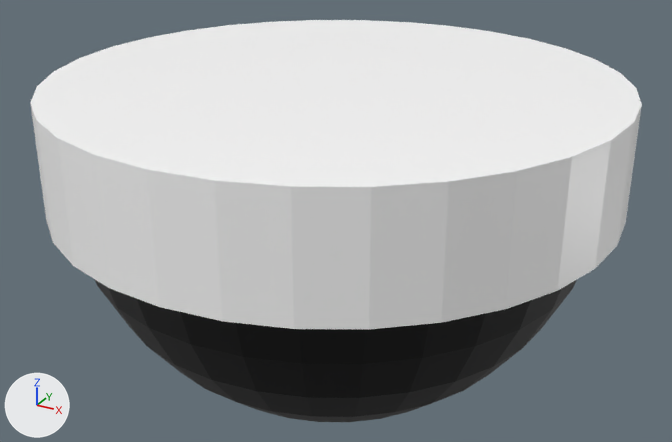
An edit to the FBX model unity_objects/camera.fbx, drawn before and after from the same camera.
Both versions are drawn from a camera (50 mm lens) standing at (0.75, -1.364, 0.518) and looking at (-0.006, 0.012, -0.17). Arrows for +X, +Y and +Z are at lower left; the lights stay in place. Where no turn or scale is listed for an object, it has been applied to the vertices.
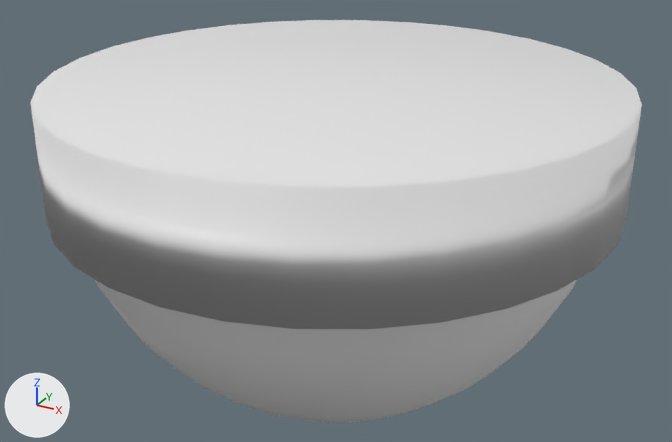
Location of each change, [x1, y1, x2, y2] in pixels of the pictures (672 x 442 px):
```json
{"object": "Cylinder", "change": "recoloured, shading changed", "before": [30, 20, 642, 329], "after": [30, 20, 642, 329]}
{"object": "Sphere", "change": "recoloured", "before": [95, 280, 577, 422], "after": [95, 280, 577, 422], "on screen": "black to white"}
```

The change, as JSON lines over the scene's bpy script:
```json
{"block": "me_cylinder", "where": "me_cylinder.from_pydata(...)  # 64 vertices, 34 faces; spans x -0.5..0.5, y -0.5..0.5, z -0.1..0.1"}
{"block": "me_cylinder", "where": "# used by ob_cylinder; location = (0.0, 0.0, 0.0)"}
{"op": "remove", "block": "me_cylinder", "code": "me_cylinder.materials.append(mat_material_002)  # white #ffffff"}
{"block": "me_cylinder", "change": "me_cylinder part 1: edges marked sharp go from 96 to 0"}
{"block": "me_sphere", "where": "me_sphere.from_pydata(...)  # 257 vertices, 256 faces; spans x -0.475..0.475, y -0.475..0.475, z -0.5..0.0"}
{"op": "remove", "block": "me_sphere", "code": "me_sphere.materials.append(mat_material_001)  # black #000000"}
```
